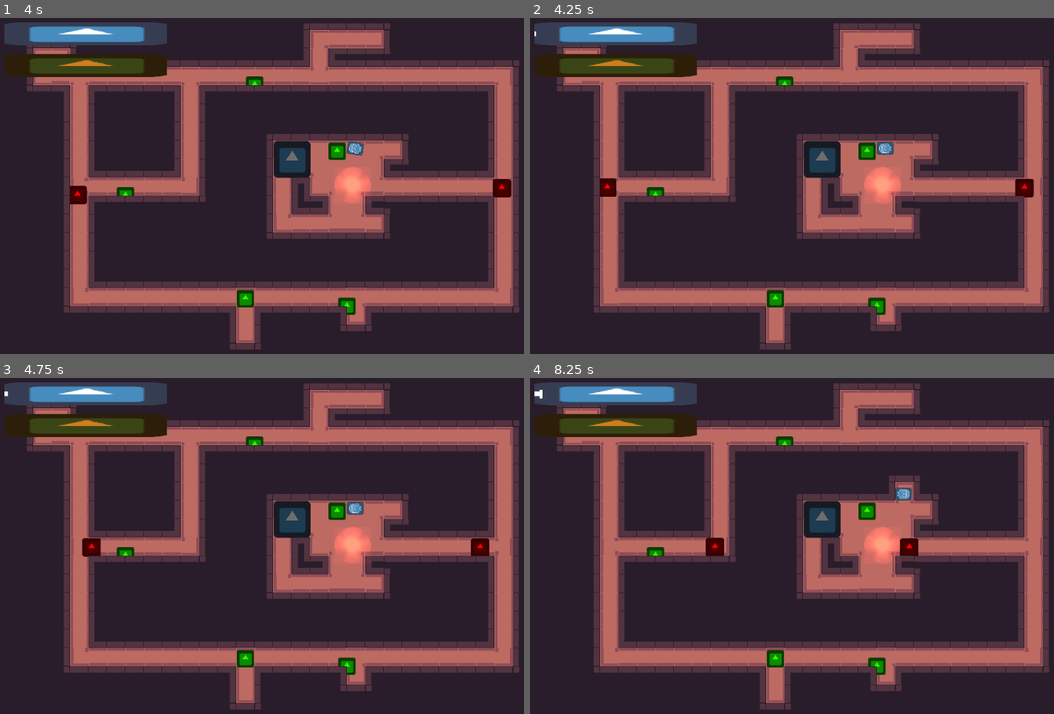
Above: before the commit, frames 1-4 (two rows, left to right).
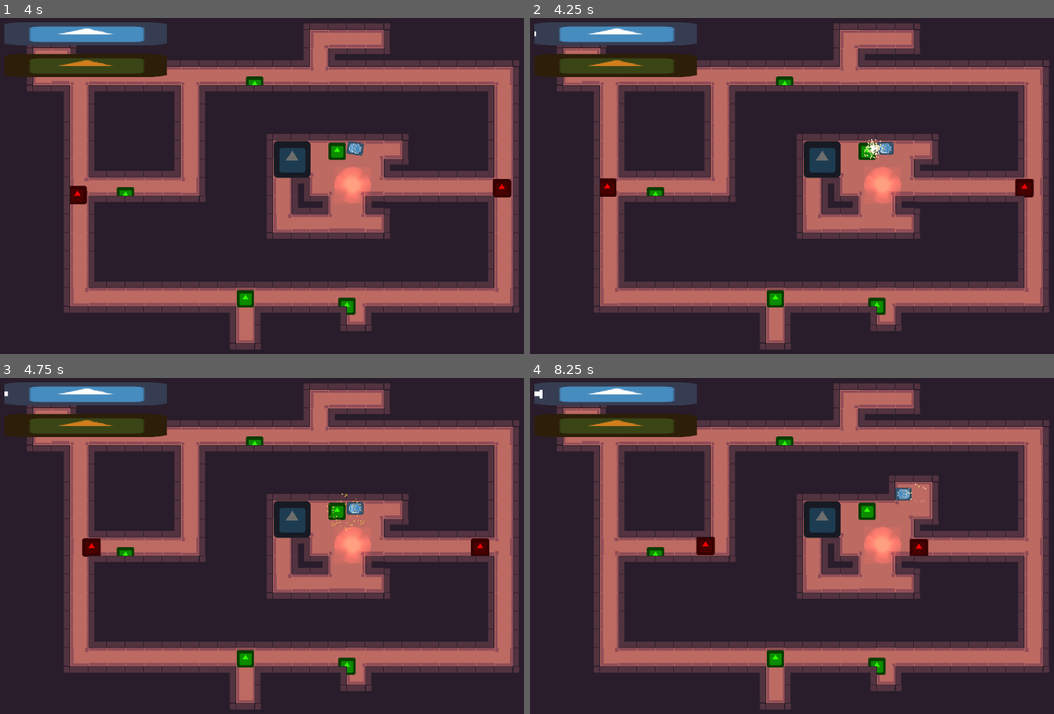
Above: after the commit, the same moments.

Repository: LaTu-Jams/LD54
Game: Godot game, scene res://scenes/Main.tscn
Two runs of this game, one before a commit and one after it. Both use one fixed random seed, a clock stepped at 60 frames per second and the inputs below. The engine's default icon, where the game draws it, is replaced by a stand-in: a white triangle on a blue panel in a dark square.
Inputs:
- Up to frame 1 (4 s): hold D (turn_right) 0.53-1.28 s; hold Space (Mine) 0.53-1.28 s; hold S (move_backward) 1.28-2.03 s; tap Space (Mine) at 1.35, 2.85 s; hold D (turn_right) 2.03-2.78 s; hold Space (Mine) 2.03-2.78 s; hold W (move_forward) 2.78-3.53 s; hold A (turn_left) from 3.53 s (still down); hold Space (Mine) from 3.53 s (still down)
- Up to frame 2 (4.25 s): keep holding A (turn_left); keep holding Space (Mine)
- Up to frame 3 (4.75 s): keep holding A (turn_left); release Space (Mine) at 4.28 s; tap Space (Mine) at 4.35 s
- Up to frame 4 (8.25 s): release A (turn_left) at 5.03 s; hold S (move_backward) 5.03-5.78 s; hold Space (Mine) 5.03-5.78 s; hold D (turn_right) 5.78-6.53 s; tap Space (Mine) at 5.85, 7.35 s; hold W (move_forward) 6.53-7.28 s; hold Space (Mine) 6.53-7.28 s; hold D (turn_right) 7.28-8.03 s; hold S (move_backward) from 8.03 s (still down); hold Space (Mine) from 8.03 s (still down)

Frame 1 is identical in both runs. In frame 2, 0.1% of the frame differs, in the area x 63-68%, y 36-42%; in frame 3, less than 0.1%; in frame 4, 0.8%, in the area x 31-79%, y 29-53%.

Commit message:
Add mining particles and change is_mining to class property. Remove ground delay for now

Diff:
--- a/project.godot
+++ b/project.godot
@@ -39,6 +39,11 @@
 "language": "GDScript",
 "path": "res://scripts/Mineral.gd"
 }, {
+"base": "Node2D",
+"class": "ParticleManager",
+"language": "GDScript",
+"path": "res://scripts/ParticleManager.gd"
+}, {
 "base": "KinematicBody2D",
 "class": "Player",
 "language": "GDScript",
@@ -56,6 +61,7 @@
 "HeatArea": "",
 "Level": "",
 "Mineral": "",
+"ParticleManager": "",
 "Player": "",
 "UIManager": ""
 }
--- a/scenes/Main.tscn
+++ b/scenes/Main.tscn
@@ -7,6 +7,7 @@
 [ext_resource path="res://gfx/Roundwhite.png" type="Texture" id=5]
 [ext_resource path="res://scripts/GameManager.gd" type="Script" id=6]
 [ext_resource path="res://scripts/UIManager.gd" type="Script" id=7]
+[ext_resource path="res://scripts/ParticleManager.gd" type="Script" id=8]
 
 [node name="Main" type="Node2D"]
 script = ExtResource( 6 )
@@ -22,6 +23,9 @@
 
 [node name="HeatArea" parent="." instance=ExtResource( 4 )]
 position = Vector2( 618, 302 )
+
+[node name="Particles" type="Node2D" parent="."]
+script = ExtResource( 8 )
 
 [node name="UI" type="CanvasLayer" parent="."]
 script = ExtResource( 7 )
--- /dev/null
+++ b/scenes/MiningParticle.tscn
@@ -0,0 +1,24 @@
+[gd_scene load_steps=2 format=2]
+
+[sub_resource type="Gradient" id=2]
+colors = PoolColorArray( 1, 1, 1, 1, 0.895996, 0.707598, 0.167999, 1 )
+
+[node name="MiningParticle" type="CPUParticles2D"]
+position = Vector2( 0, 20 )
+z_index = 25
+emitting = false
+amount = 16
+lifetime = 0.5
+one_shot = true
+explosiveness = 1.0
+lifetime_randomness = 0.5
+emission_shape = 1
+emission_sphere_radius = 0.01
+spread = 180.0
+initial_velocity = 105.0
+initial_velocity_random = 0.5
+damping = 100.0
+damping_random = 0.5
+scale_amount = 2.0
+scale_amount_random = 0.5
+color_ramp = SubResource( 2 )
--- a/scripts/GameManager.gd
+++ b/scripts/GameManager.gd
@@ -7,6 +7,7 @@
 onready var player = $Player
 onready var level : Level = $Level
 onready var UI := $UI
+onready var particles = $Particles
 
 var rng
 
@@ -26,3 +27,6 @@
 # Called every frame. 'delta' is the elapsed time since the previous frame.
 #func _process(delta):
 #	pass
+
+func emit_mining_particles(pos : Vector2):
+	particles.spawn_mining_particle(pos)
--- /dev/null
+++ b/scripts/ParticleManager.gd
@@ -0,0 +1,11 @@
+extends Node2D
+class_name ParticleManager
+
+onready var mining_particles = preload("res://scenes/MiningParticle.tscn")
+
+
+func spawn_mining_particle(pos : Vector2):
+	var instance = mining_particles.instance(PackedScene.GEN_EDIT_STATE_INSTANCE)
+	add_child(instance)
+	instance.global_position = pos
+	instance.emitting = true
--- a/scripts/Player.gd
+++ b/scripts/Player.gd
@@ -11,6 +11,8 @@
 var current_temperature: float = 0.0
 var _mineral_amount: int = 0
 var _facing_direction: String = "down"
+var is_mining = false
+var mining_ground := 0.0
 
 func _ready():
 	#ray_cast_2d.collide_with_areas = true
@@ -21,9 +23,12 @@
 	var velocity = _movement()
 
 	if Input.is_action_pressed("Mine") and in_control:
-		var is_mining = _mine()
+		is_mining = _mine()
 		if is_mining:
 			current_temperature += 5 * delta
+			_emit_mining_particle()
+	elif Input.is_action_just_released("Mine") and in_control:
+		is_mining = false
 	velocity = move_and_slide(velocity)
 
 func _mine():
@@ -39,11 +44,13 @@
 			return true
 		elif ray_cast_2d.get_collider().is_in_group("ground"):
 			print("hit ground")
-			yield(get_tree().create_timer(0.5),"timeout")
-			var direction = self.global_position.direction_to(ray_cast_2d.get_collision_point())
-			get_tree().current_scene.remove_ground(ray_cast_2d.get_collision_point()+direction)
+#			yield(get_tree().create_timer(0.5),"timeout")
+			mining_ground += get_process_delta_time()
+			if mining_ground >= 0.5:
+				var direction = self.global_position.direction_to(ray_cast_2d.get_collision_point())
+				get_tree().current_scene.remove_ground(ray_cast_2d.get_collision_point()+direction)
 			return true
-
+	return false
 
 func _movement():
 	var velocity = Vector2(0,0)
@@ -96,3 +103,17 @@
 			_facing_direction = "down"
 		tween.tween_property(self, "in_control", true, 0)
 	return velocity
+
+
+func _emit_mining_particle():
+	var dir = Vector2.ZERO
+	if _facing_direction == "left":
+		dir = Vector2.LEFT
+	elif _facing_direction == "right":
+		dir = Vector2.RIGHT
+	elif _facing_direction == "up":
+		dir = Vector2.UP
+	elif _facing_direction == "down":
+		dir = Vector2.DOWN
+
+	get_tree().current_scene.emit_mining_particles(global_position + dir * 20)
Not shown: 1 places in scenes/Main.tscn that only renumber resources
